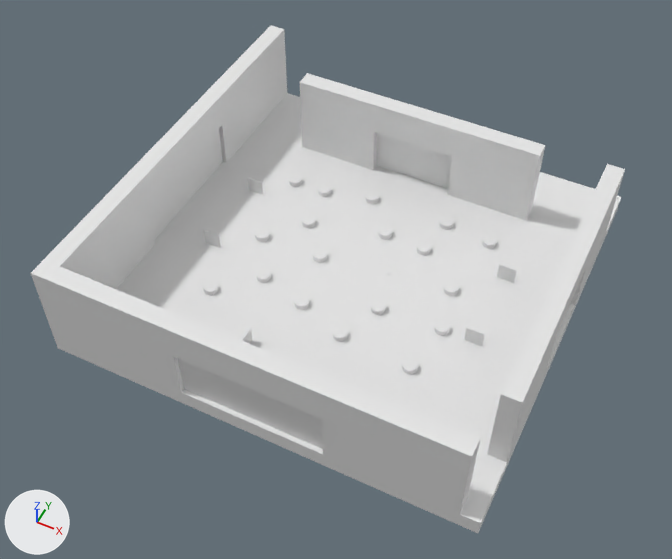
The Blender file Resources/levels/stage.blend as it was, and as the next commit left it.
Before and after are seen from a 50 mm lens placed at (151.0, -327.0, 393.0), pointed at (-3.0, -21.0, 10.0). Lighting does not change. The marker at lower left points along +X, +Y and +Z.
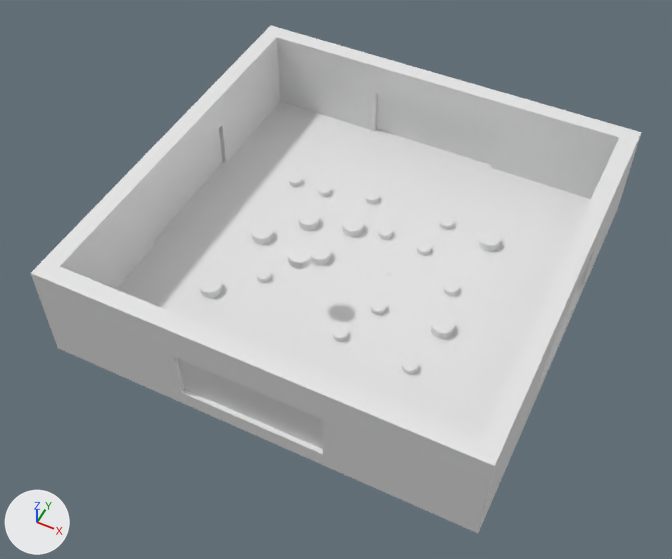
Changed parts and their boxes [x1, y1, x2, y2] in the pictures (672 x 559 px):
'立方体.004', moved, rescaled (34% wider): before [447, 120, 546, 220]; after [491, 94, 624, 199]
'立方体.012', moved, rescaled (30% wider): before [300, 73, 382, 170]; after [277, 29, 384, 131]
'立方体.019', moved, rescaled (50% wider, 18% taller): before [374, 96, 461, 157]; after [376, 58, 507, 130]
'立方体.003', moved, rescaled (22% wider, 24% taller): before [487, 301, 564, 462]; after [460, 323, 554, 523]
'立方体.022', moved: before [376, 133, 452, 189]; after [377, 94, 497, 165]
'立方体.008', moved, rescaled (7% wider, 11% taller): before [571, 164, 625, 304]; after [584, 127, 642, 283]
'円柱.013', moved, rescaled (56% wider, 50% taller): before [294, 295, 309, 310]; after [288, 246, 312, 269]
'円柱.003', rescaled (50% wider, 47% taller): before [435, 320, 450, 336]; after [431, 315, 454, 339]
'円柱.015', rescaled (41% wider, 53% taller): before [203, 281, 219, 295]; after [199, 276, 222, 298]
'円柱.004', rescaled (44% wider, 40% taller): before [482, 235, 497, 249]; after [479, 231, 501, 251]
'円柱.002', rescaled (47% wider, 47% taller): before [313, 249, 327, 263]; after [310, 244, 331, 265]
'円柱.019', rescaled (47% wider, 47% taller): before [255, 228, 269, 242]; after [252, 224, 273, 245]
'円柱.008', added: after [343, 217, 363, 237]
'円柱.001', rescaled (47% wider, 50% taller): before [302, 215, 316, 228]; after [298, 211, 319, 231]
'立方体.006', moved: before [497, 265, 516, 283]; after [579, 273, 587, 286]
'立方体.013', moved (not visible afterwards): before [464, 328, 485, 346]
'立方体.014', moved: before [248, 178, 263, 195]; after [221, 150, 226, 163]
'立方体.015', moved (not visible afterwards): before [204, 230, 220, 248]
'立方体.011', moved: before [242, 329, 252, 344]; after [179, 378, 184, 393]

The change, as a list of edits to the scene's bpy script:
```text
Add mat_マテリアル_001:
    mat_マテリアル_001 = principled_material('マテリアル.001')
    mat_マテリアル_001.base_color = (0.8, 0.8, 0.8)  # white #e7e7e7
Add me_円柱_001:
    me_円柱_001.from_pydata(...)  # a 32-sided cylinder along z spanning x -1.0..1.0, y -1.0..1.0, z 0.0..0.8
    me_円柱_001.materials.append(mat_マテリアル_001)  # white #e7e7e7
Change ob_立方体_003:
    ob_立方体_003.location: (115.0, -55.0, 30.0) -> (115.0, -80.0, 30.0)
    ob_立方体_003.scale: (5.0, 30.0, 25.0) -> (5.0, 40.0, 25.0)
Change ob_立方体_006:
    ob_立方体_006.location: (80.0, 24.9, 10.0) -> (115.0, 39.9, 10.0)
Change ob_立方体_008:
    ob_立方体_008.location: (115.0, 55.0, 30.0) -> (115.0, 80.0, 30.0)
    ob_立方体_008.scale: (5.0, 30.0, 25.0) -> (5.0, 40.0, 25.0)
Change ob_立方体_004:
    ob_立方体_004.location: (50.0, 80.0, 30.0) -> (75.0, 115.0, 30.0)
    ob_立方体_004.scale: (25.0, 5.0, 25.0) -> (35.0, 5.0, 25.0)
Change ob_立方体_011:
    ob_立方体_011.location: (-24.9, -80.0, 10.0) -> (-39.9, -115.0, 10.0)
Change ob_立方体_012:
    ob_立方体_012.location: (-50.0, 80.0, 30.0) -> (-75.0, 115.0, 30.0)
    ob_立方体_012.scale: (25.0, 5.0, 25.0) -> (35.0, 5.0, 25.0)
Change ob_立方体_013:
    ob_立方体_013.location: (80.0, -24.9, 10.0) -> (115.0, -39.9, 10.0)
Change ob_立方体_014:
    ob_立方体_014.location: (-80.0, 24.9, 10.0) -> (-115.0, 39.9, 10.0)
Change ob_立方体_015:
    ob_立方体_015.location: (-80.0, -24.9, 10.0) -> (-115.0, -39.9, 10.0)
Change ob_立方体_019:
    ob_立方体_019.location: (0.0, 80.0, 45.0) -> (0.0, 115.0, 45.0)
    ob_立方体_019.scale: (25.0, 5.0, 10.0) -> (40.0, 5.0, 10.0)
Change ob_立方体_022:
    ob_立方体_022.location: (0.0, 82.5, 20.0) -> (0.0, 115.0, 20.0)
Change ob_円柱_001:
    ob_円柱_001.scale: (4.0, 4.0, 4.0) -> (6.0, 6.0, 6.0)
Change ob_円柱_002:
    ob_円柱_002.scale: (4.0, 4.0, 4.0) -> (6.0, 6.0, 6.0)
Change ob_円柱_003:
    ob_円柱_003.scale: (4.0, 4.0, 4.0) -> (6.0, 6.0, 6.0)
Change ob_円柱_004:
    ob_円柱_004.scale: (4.0, 4.0, 4.0) -> (6.0, 6.0, 6.0)
Change ob_円柱_013:
    ob_円柱_013.location: (-13.1, -41.5, 5.0) -> (-13.1, -41.5, 40.0)
    ob_円柱_013.scale: (4.0, 4.0, 4.0) -> (6.0, 6.0, 6.0)
Change ob_円柱_015:
    ob_円柱_015.scale: (4.0, 4.0, 4.0) -> (6.0, 6.0, 6.0)
Change ob_円柱_019:
    ob_円柱_019.scale: (4.0, 4.0, 4.0) -> (6.0, 6.0, 6.0)
Add ob_円柱_008:
    ob_円柱_008 = bpy.data.objects.new('円柱.008', me_円柱_001)
    ob_円柱_008.location = (-13.1, 22.3, 5.0)
    ob_円柱_008.scale = (6.0, 6.0, 6.0)
```
